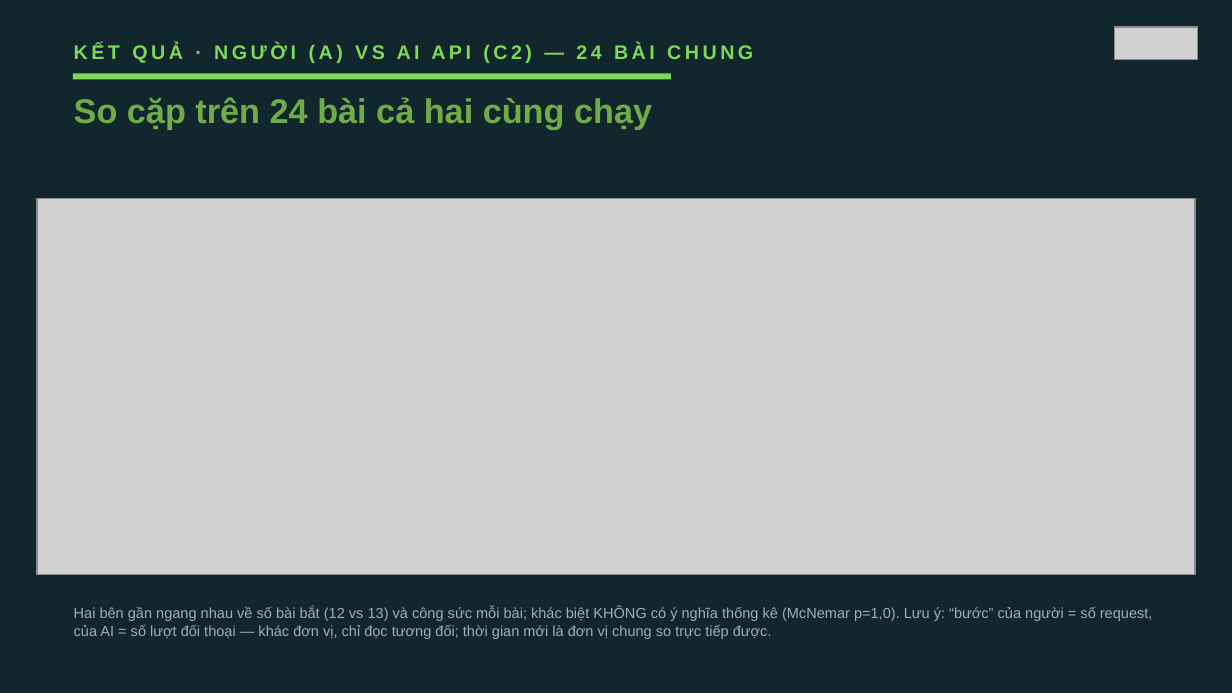
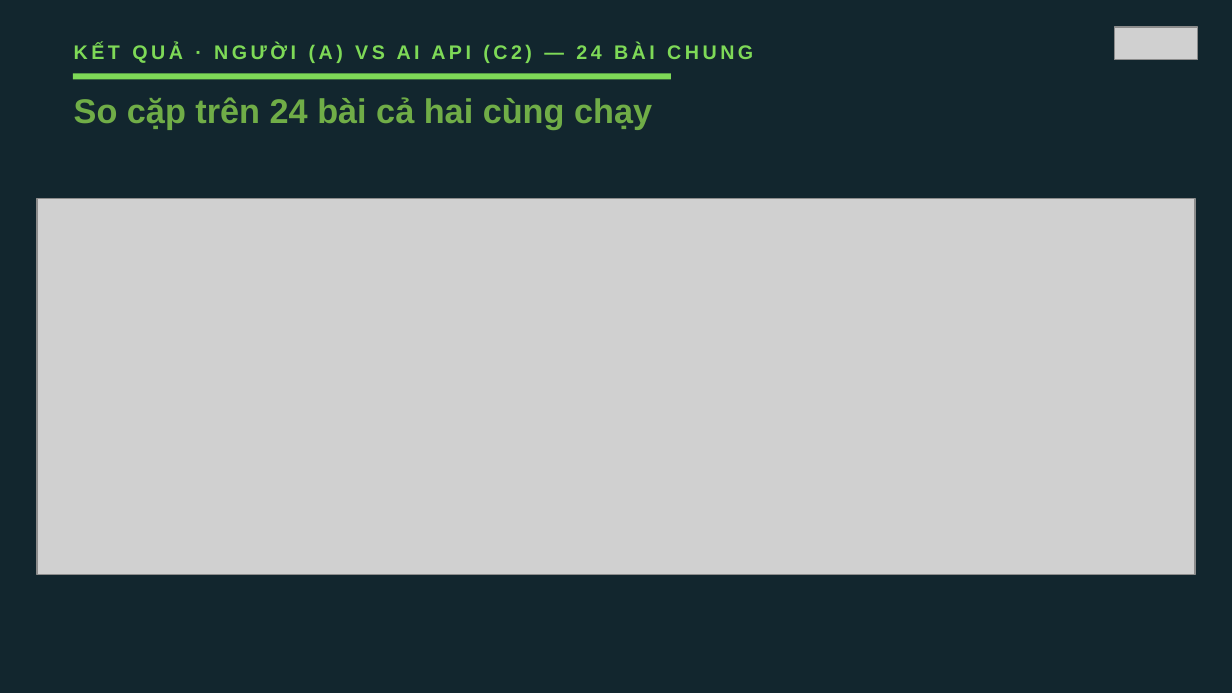
Before and after one commit to VuNguyenBinh/KLTN-FA26, a slide deck: slide 19 of Slide/KTLN_slide.pptx (slide 21 before the commit). Drawn at 1232x693 pixels with LibreOffice and Linux fonts; fonts in the diff are those of the drawing; grey boxes stand for pictures. Boxes give left, top, right and bottom in pixels: in the first picture for what was removed or moved away, otherwise in the second. Text is boxed around its words. In the diff, an @@ line names an element or a change of style, - is before the commit and + after.

```diff
--- a/Slide/KTLN_slide.pptx
+++ b/Slide/KTLN_slide.pptx
@@ text removed at (74, 606, 1153, 639) @@
-Hai bên gần ngang nhau về số bài bắt (12 vs 13) và công sức mỗi bài; khác biệt KHÔNG có ý nghĩa thống kê (McNemar p=1,0). Lưu ý: “bước” của người = số request, của AI = số lượt đối thoại — khác đơn vị, chỉ đọc tương đối; thời gian mới là đơn vị chung so trực tiếp được.
```
Also in this commit, not shown: 5 other slides changed, 1 slide added, 3 slides removed, 2 other files.
